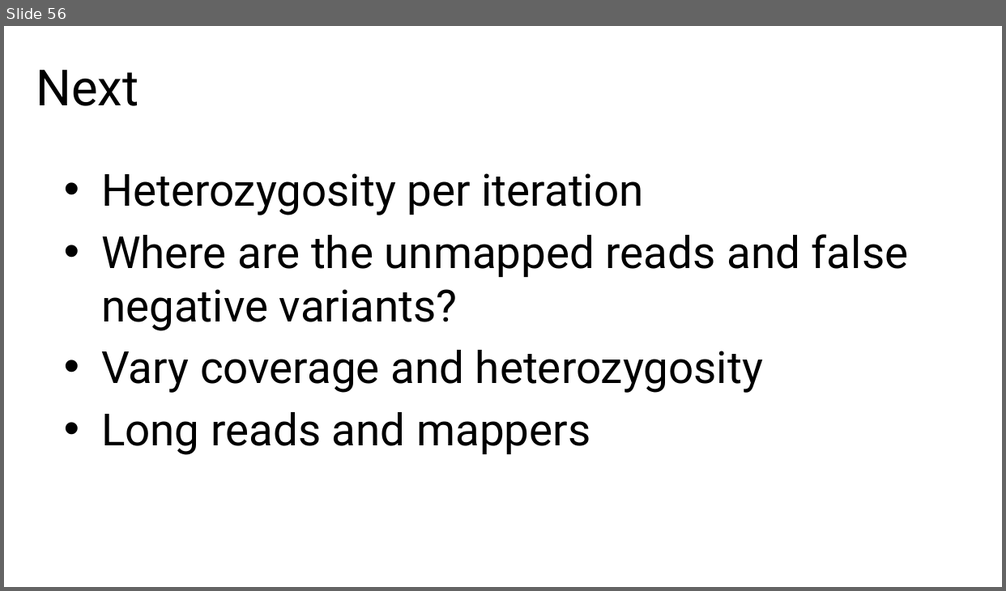
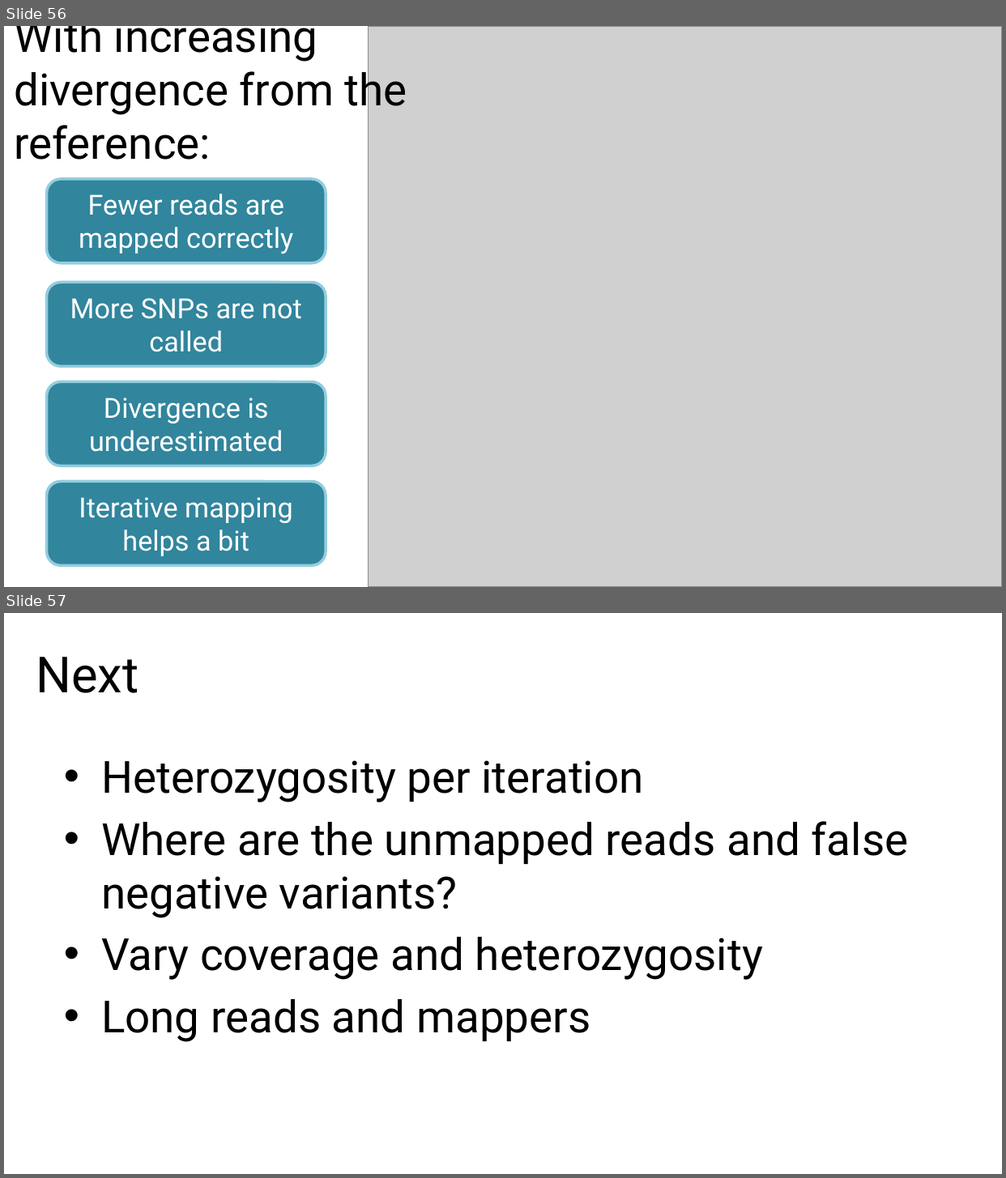
Before and after one commit to harvardinformatics/Mapping-simulations, a slide deck: evolution/Gregg-Thomas-2023-Evolution-notes.pptx. Shown one above the other, each under a label of ours: slide 56 before the commit, slides 56 and 57 after it. The pictures are 1006x591 and 1006x1178 pixels, drawn with LibreOffice and Linux fonts; fonts in the diff are those of the drawing; grey boxes stand for pictures. Boxes give left, top, right and bottom in pixels: in the first picture for what was removed or moved away, otherwise in the second. Text is boxed around its words. In the diff, an @@ line names an element or a change of style, - is before the commit and + after.

```diff
--- a/evolution/Gregg-Thomas-2023-Evolution-notes.pptx
+++ b/evolution/Gregg-Thomas-2023-Evolution-notes.pptx
@@ slide 56 added at (4, 26, 1002, 587), background #FFFFFF @@
@@ title added at (14, 26, 407, 160), 32 pt, text #000000 @@
+With increasing divergence from the reference:
@@ picture added at (368, 26, 1002, 587) @@
@@ rounded rectangle added at (47, 178, 326, 263), fill #31859C, outline #93CDDD 2 pt @@
@@ text added at (79, 194, 293, 254), 20 pt, text #FFFFFF @@
+Fewer reads are mapped correctly
@@ rounded rectangle added at (47, 283, 326, 366), fill #31859C, outline #93CDDD 2 pt @@
@@ text added at (70, 298, 302, 352), 20 pt, text #FFFFFF @@
+More SNPs are not called
@@ rounded rectangle added at (47, 382, 326, 466), fill #31859C, outline #93CDDD 2 pt @@
@@ text added at (89, 398, 283, 452), 20 pt, text #FFFFFF @@
+Divergence is underestimated
@@ rounded rectangle added at (47, 482, 326, 566), fill #31859C, outline #93CDDD 2 pt @@
@@ text added at (79, 497, 293, 557), 20 pt, text #FFFFFF @@
+Iterative mapping helps a bit
@@ what was slide 56 is now slide 57 @@
```
Also in this commit, not shown: 5 slides changed, 8 other slides added, 5 slides removed, 6 other files.
